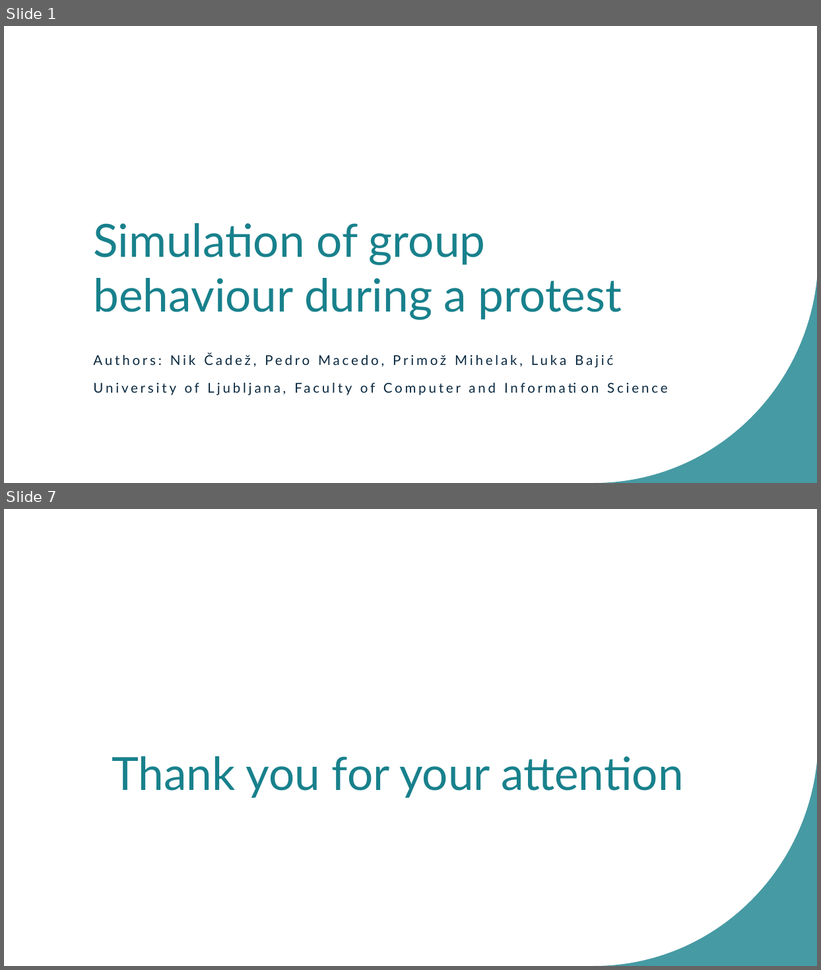
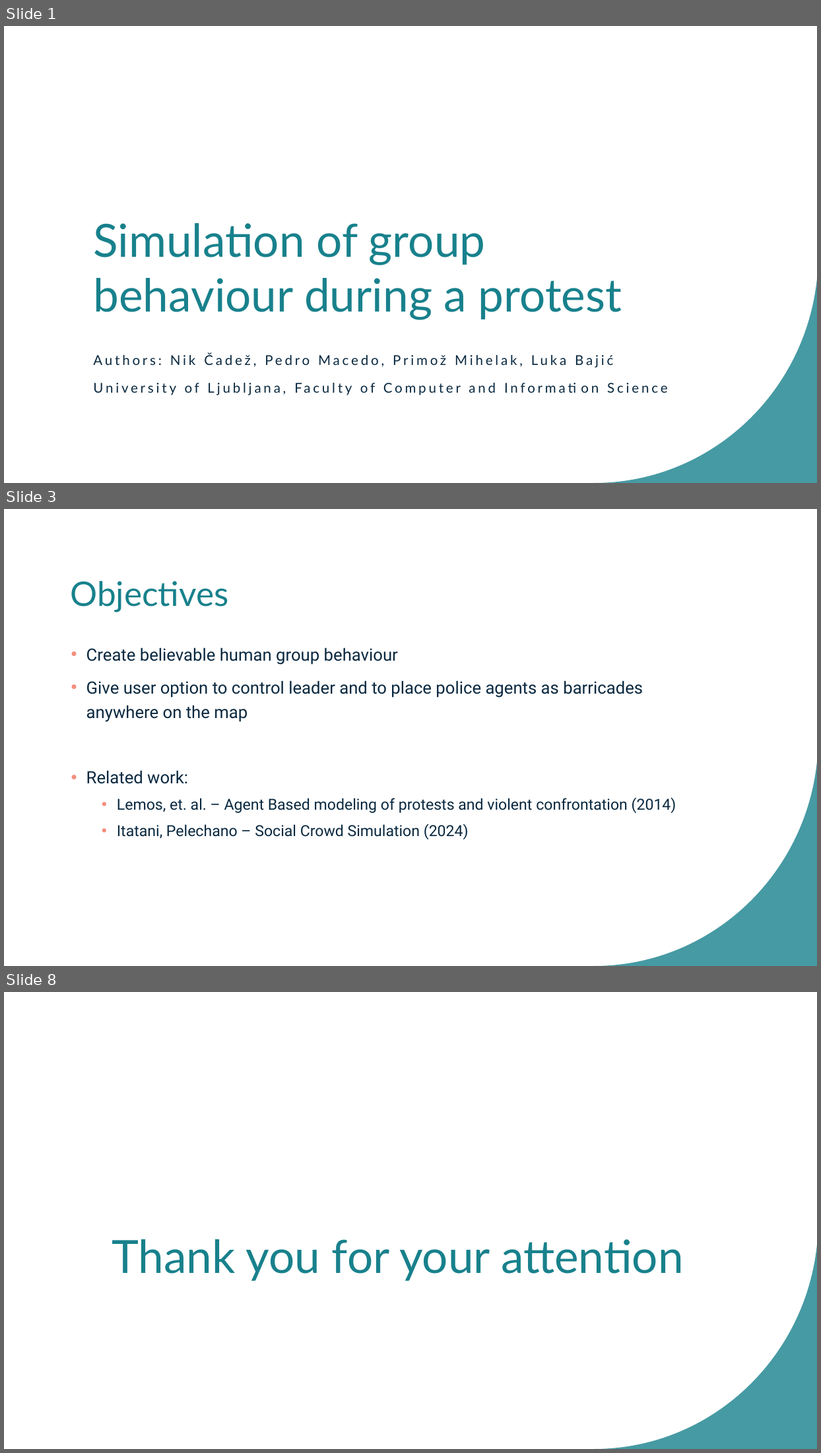
Before and after one commit to bajicluka01/CollectiveBehaviour-GroupA, a slide deck: GroupA-presentation.pptx. Shown one above the other, each under a label of ours: slides 1 and 7 before the commit, slides 1, 3 and 8 after it; the slides between them are not shown. The pictures are 821x970 and 821x1453 pixels, drawn with LibreOffice and Linux fonts; fonts in the diff are those of the drawing. Boxes give left, top, right and bottom in pixels: in the first picture for what was removed or moved away, otherwise in the second. Text is boxed around its words. In the diff, an @@ line names an element or a change of style, - is before the commit and + after.

```diff
--- a/GroupA-presentation.pptx
+++ b/GroupA-presentation.pptx
@@ slide 3 added at <box>4,509,817,966</box>, background #FFFFFF; not listed: 1 template element that a slide beside it also shows @@
@@ title added at <box>71,581,229,613</box>, 40 pt, text #18818C @@
+Objectives
@@ text added at <box>86,648,677,840</box>, 20 pt, text #09283F @@
+• Create believable human group behaviour
+• Give user option to control leader and to place police agents as barricades anywhere on the map
+• Related work:
+  • Lemos, et. al. – Agent Based modeling of protests and violent confrontation (2014)
+  • Itatani, Pelechano – Social Crowd Simulation (2024)
@@ what was slide 7 is now slide 8 @@
```
Also in this commit, not shown: 5 other slides added, 5 slides removed, 12 other files.
